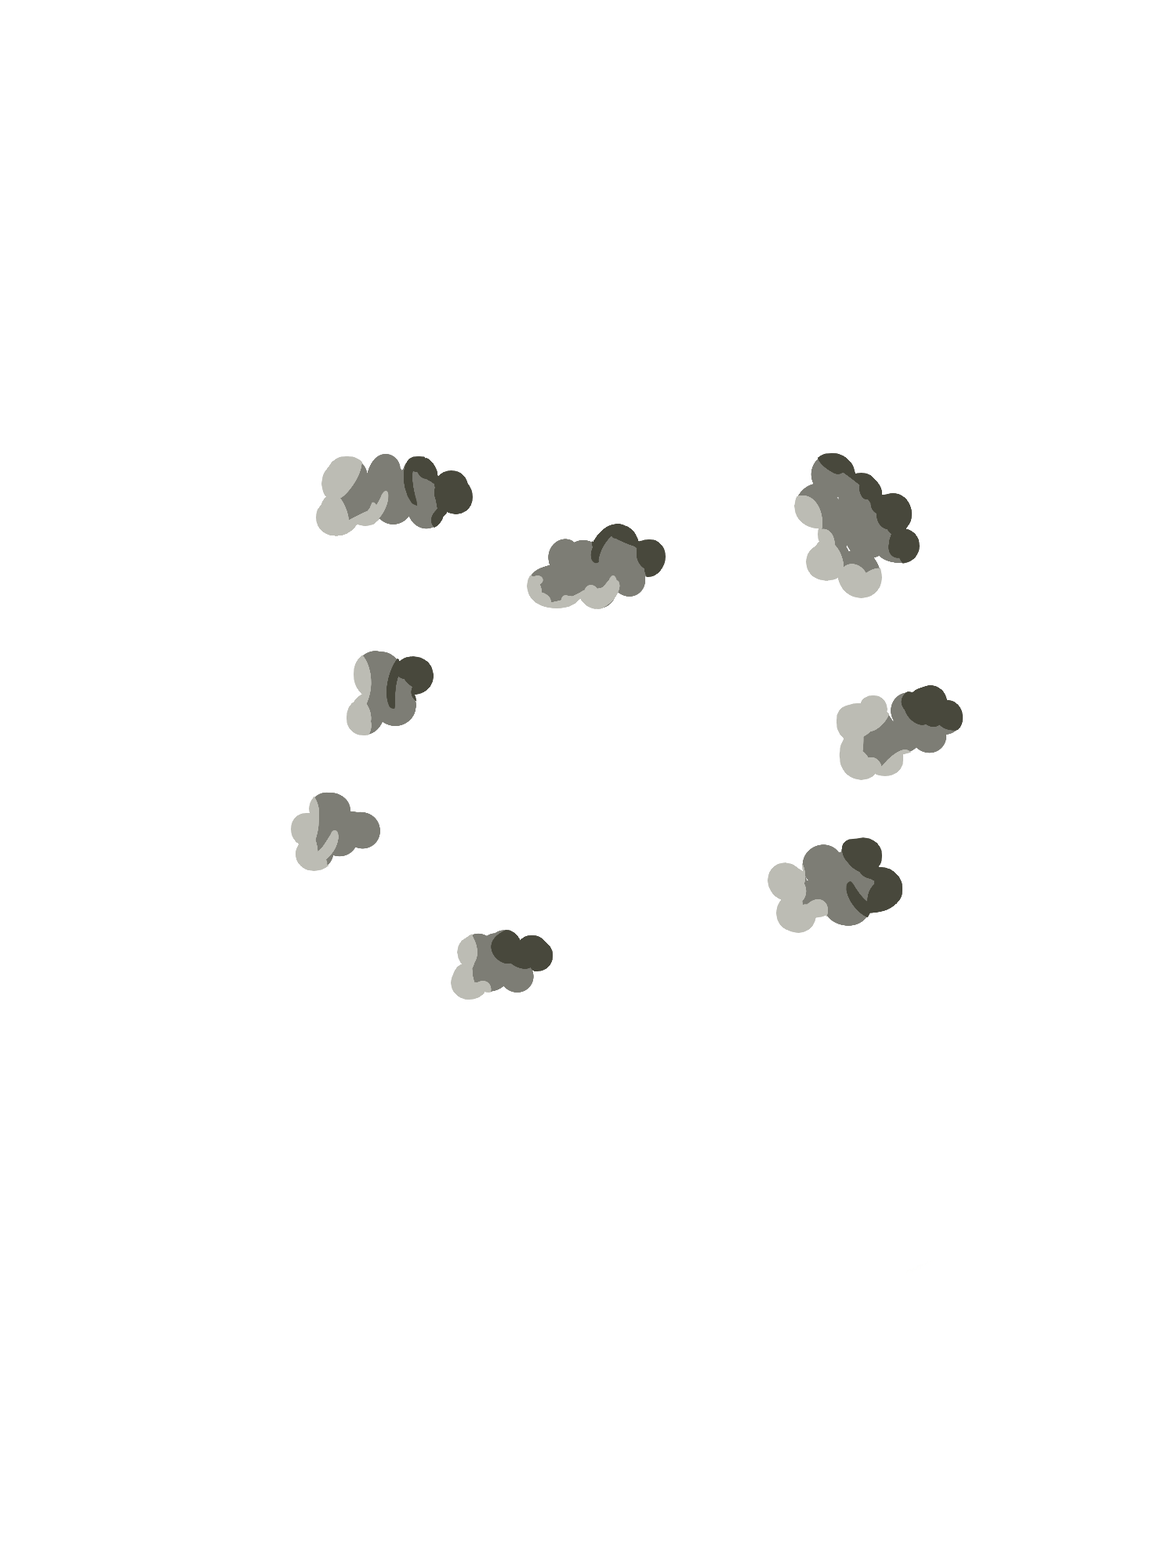
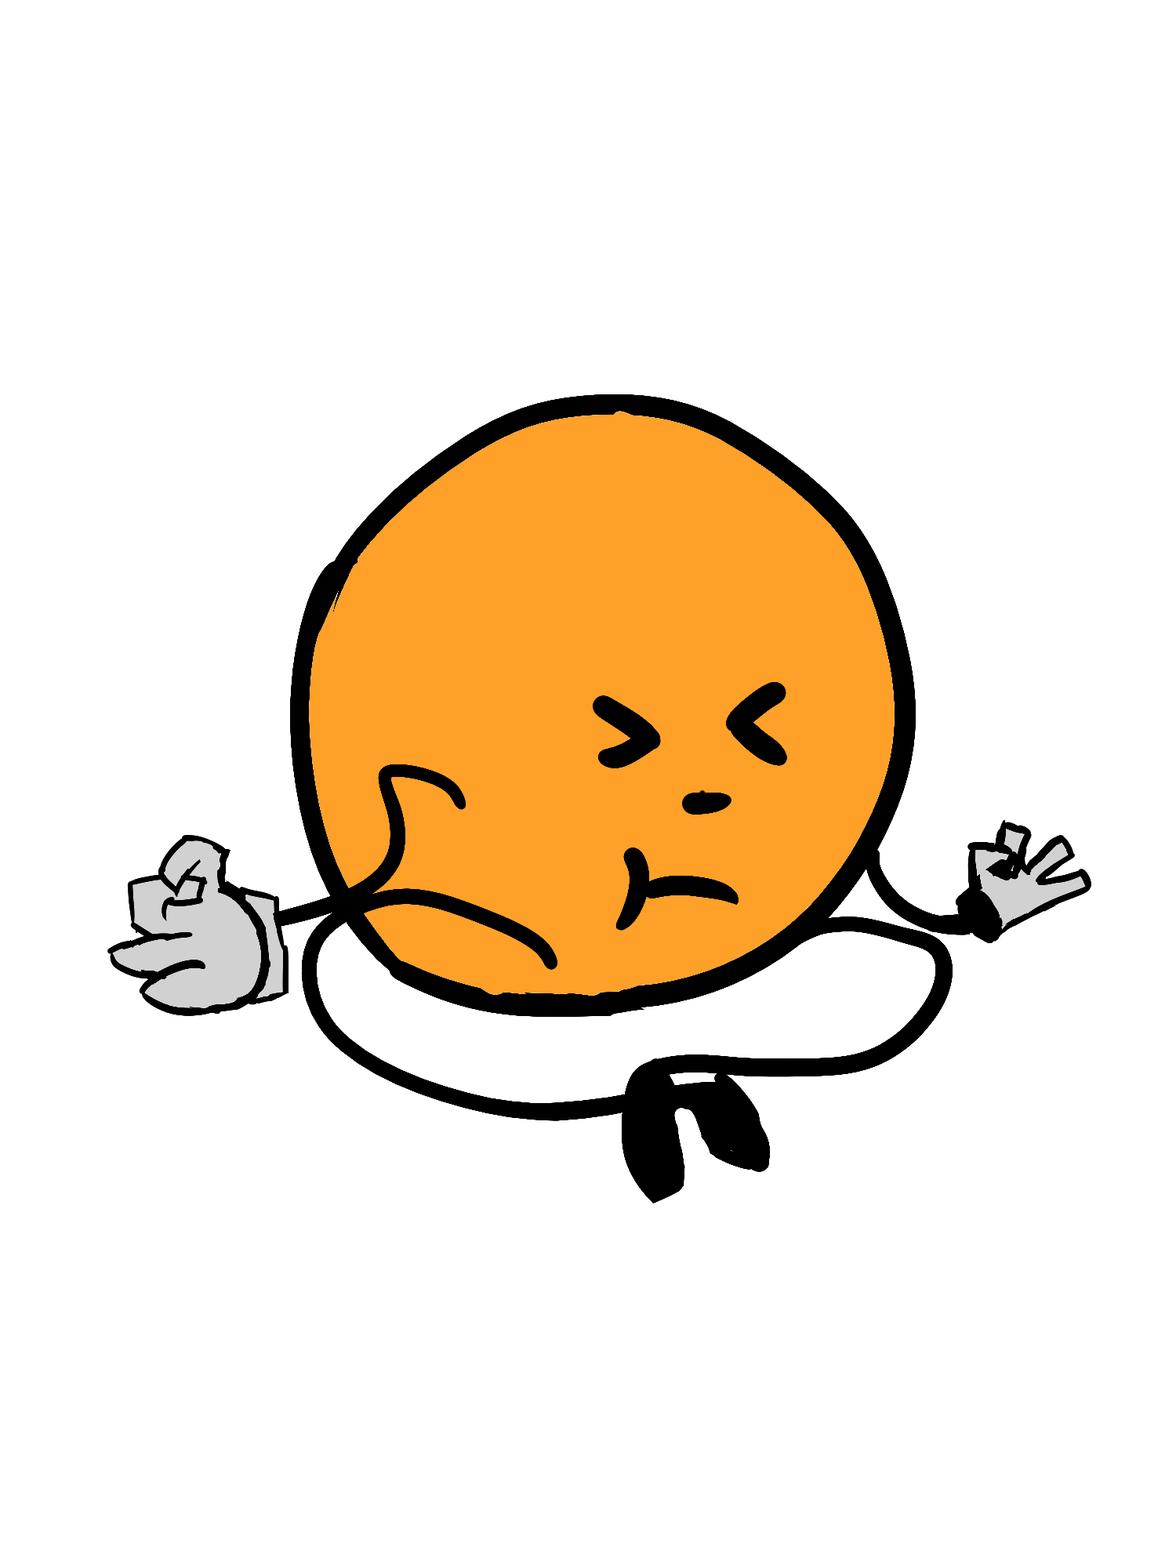
Revision of a layered 1176x1568 image; what changed, layer by layer:
added group "Eyebrows" (1st of 9) with 40 layers above "Nubes" over [451, 501, 904, 753]
hid group "Nubes" (1st of 2) (3 layers) over [107, 394, 1097, 1204]
painted on "Nubes 3" over [107, 394, 1097, 1204]
added group "HitMeditating" with 11 layers above "Sun Not Bothering" over [107, 394, 1097, 1204]
added group "Sun Lineart" (2nd of 3, in "HitMeditating") with 10 layers in group "HitMeditating" over [107, 394, 1097, 1204]
added group "Arms" (5th of 8, in "HitMeditating" › "Sun Lineart") with 2 layers in group "Sun Lineart" over [107, 501, 1097, 1204]
added layer "Arms" (6th of 8, in "HitMeditating" › "Sun Lineart" › "Arms") in group "Arms" over [107, 501, 1097, 1204]
added layer "Arms Color" (2nd of 3, in "HitMeditating" › "Sun Lineart" › "Arms") in group "Arms" over [107, 802, 1097, 1104]
added layer "Feet" (2nd of 3, in "HitMeditating" › "Sun Lineart") in group "Sun Lineart" over [301, 752, 1097, 1204]
added group "Head" (7th of 10, in "HitMeditating" › "Sun Lineart") with 2 layers in group "Sun Lineart" over [107, 394, 1097, 1204]
added layer "Head" (8th of 10, in "HitMeditating" › "Sun Lineart" › "Head") in group "Head" over [107, 394, 1097, 1204]
added layer "Head Color" (4th of 5, in "HitMeditating" › "Sun Lineart" › "Head") in group "Head" over [301, 401, 904, 1054]